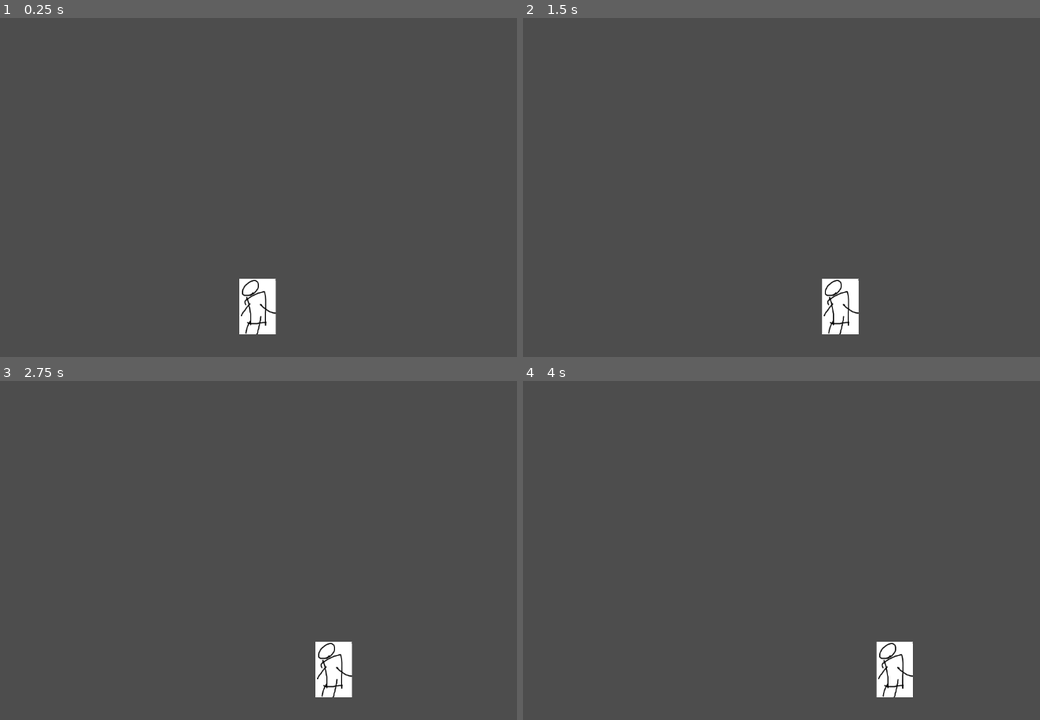
Above: before the commit, frames 1-4 (two rows, left to right).
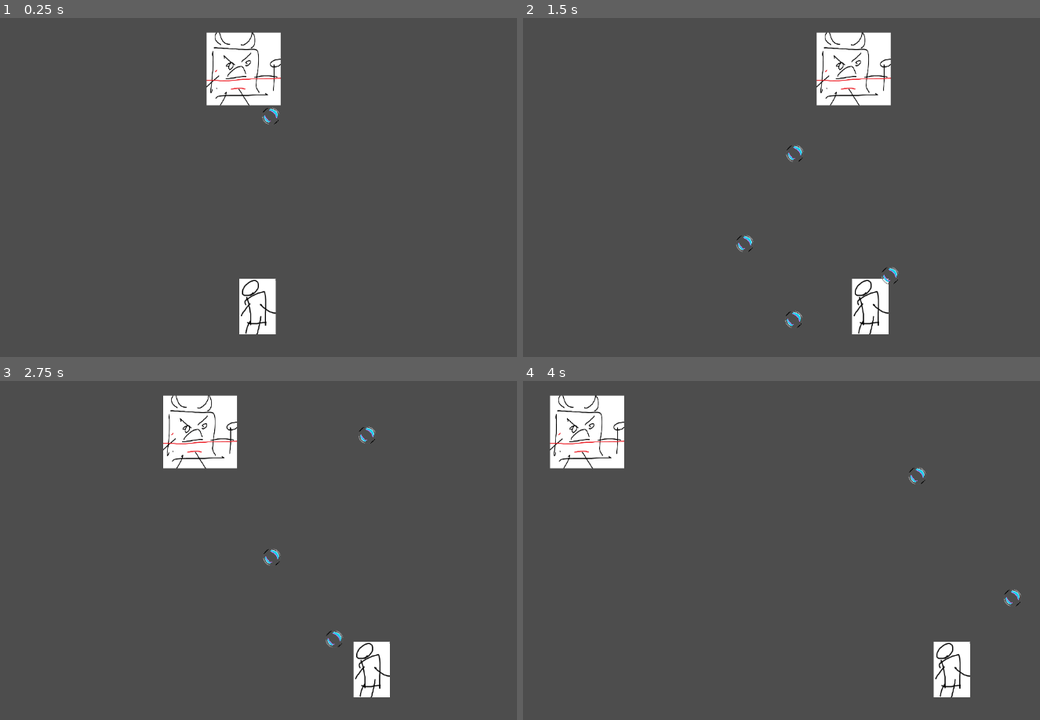
Above: after the commit, the same moments.

Repository: Aks-l/HGJ
Game: Godot game, scene res://node_2d.tscn
Two runs of this game, one before a commit and one after it. Both use one fixed random seed, a clock stepped at 60 frames per second and the inputs below. Before the commit the project has no main scene; this scene is started directly in both runs.
Inputs:
- Up to frame 1 (0.25 s): no input
- Up to frame 2 (1.5 s): hold D (move_right) 0.53-1.28 s; tap E (shoot, bound only after the commit) at 0.6, 1.35 s; hold A (move_left) from 1.28 s (still down)
- Up to frame 3 (2.75 s): release A (move_left) at 2.03 s; hold D (move_right) from 2.03 s (still down); tap E (shoot, bound only after the commit) at 2.1 s
- Up to frame 4 (4 s): tap E (shoot, bound only after the commit) at 2.85, 3.6 s; release D (move_right) at 3.53 s; hold A (move_left) from 3.53 s (still down)

The runs differ from the first frame. In frame 1, 3.1% of the frame differs, in the area x 39-55%, y 4-32%; in frame 2, 5.1%; in frame 3, 5.4%, in the area x 31-76%, y 4-94%; in frame 4, 5.4%.

Commit message:
movement and projectiles

Diff:
--- a/character_body_2d.gd
+++ /dev/null
@@ -1,17 +0,0 @@
-extends CharacterBody2D
-
-# Variable
-var speed = 200  # Adjust speed as needed
-
-func _physics_process(delta):
-	# Reset horizontal velocity
-	velocity.x = 0
-
-	# Check for input
-	if Input.is_action_pressed("move_left"):
-		velocity.x -= speed
-	elif Input.is_action_pressed("move_right"):
-		velocity.x += speed
-
-	# Apply velocity to the character
-	move_and_slide()
--- a/icon.svg
+++ /dev/null
@@ -1 +0,0 @@
-<svg xmlns="http://www.w3.org/2000/svg" width="128" height="128"><rect width="124" height="124" x="2" y="2" fill="#363d52" stroke="#212532" stroke-width="4" rx="14"/><g fill="#fff" transform="translate(12.322 12.322)scale(.101)"><path d="M105 673v33q407 354 814 0v-33z"/><path fill="#478cbf" d="m105 673 152 14q12 1 15 14l4 67 132 10 8-61q2-11 15-15h162q13 4 15 15l8 61 132-10 4-67q3-13 15-14l152-14V427q30-39 56-81-35-59-83-108-43 20-82 47-40-37-88-64 7-51 8-102-59-28-123-42-26 43-46 89-49-7-98 0-20-46-46-89-64 14-123 42 1 51 8 102-48 27-88 64-39-27-82-47-48 49-83 108 26 42 56 81zm0 33v39c0 276 813 276 814 0v-39l-134 12-5 69q-2 10-14 13l-162 11q-12 0-16-11l-10-65H446l-10 65q-4 11-16 11l-162-11q-12-3-14-13l-5-69z"/><path d="M483 600c0 34 58 34 58 0v-86c0-34-58-34-58 0z"/><circle cx="725" cy="526" r="90"/><circle cx="299" cy="526" r="90"/></g><g fill="#414042" transform="translate(12.322 12.322)scale(.101)"><circle cx="307" cy="532" r="60"/><circle cx="717" cy="532" r="60"/></g></svg>
--- a/node_2d.tscn
+++ b/node_2d.tscn
@@ -1,23 +1,41 @@
-[gd_scene load_steps=4 format=3 uid="uid://eafeqtq653pm"]
+[gd_scene load_steps=7 format=3 uid="uid://eafeqtq653pm"]
 
-[ext_resource type="Texture2D" uid="uid://cocilvltyow67" path="res://character.png" id="1_p4701"]
-[ext_resource type="Script" path="res://character_body_2d.gd" id="1_qm1y7"]
+[ext_resource type="Texture2D" uid="uid://cocilvltyow67" path="res://sprites/character.png" id="1_p4701"]
+[ext_resource type="Script" path="res://scripts/character.gd" id="1_qm1y7"]
+[ext_resource type="Texture2D" uid="uid://ckprighr60r0a" path="res://sprites/boss.png" id="3_50gg1"]
+[ext_resource type="Script" path="res://scripts/enemy-movement.gd" id="3_o1fdk"]
 
 [sub_resource type="RectangleShape2D" id="RectangleShape2D_ck7tb"]
 size = Vector2(140, 204)
 
+[sub_resource type="RectangleShape2D" id="RectangleShape2D_ntq64"]
+size = Vector2(135.5, 133.5)
+
 [node name="Node2D" type="Node2D"]
 position = Vector2(1, -2)
 
-[node name="CharacterBody2D" type="CharacterBody2D" parent="."]
+[node name="player" type="CharacterBody2D" parent="."]
 position = Vector2(577, 558)
 script = ExtResource("1_qm1y7")
 
-[node name="CollisionShape2D" type="CollisionShape2D" parent="CharacterBody2D"]
+[node name="CollisionShape2D" type="CollisionShape2D" parent="player"]
 scale = Vector2(0.5, 0.5)
 shape = SubResource("RectangleShape2D_ck7tb")
 
-[node name="Sprite2D" type="Sprite2D" parent="CharacterBody2D"]
+[node name="Sprite2D" type="Sprite2D" parent="player"]
 position = Vector2(0.999994, -0.999994)
 scale = Vector2(0.644231, 0.684564)
 texture = ExtResource("1_p4701")
+
+[node name="enemy" type="CharacterBody2D" parent="."]
+position = Vector2(600, 119)
+script = ExtResource("3_o1fdk")
+
+[node name="CollisionShape2D" type="CollisionShape2D" parent="enemy"]
+position = Vector2(6.10352e-05, 0.249962)
+shape = SubResource("RectangleShape2D_ntq64")
+
+[node name="Sprite2D" type="Sprite2D" parent="enemy"]
+position = Vector2(-0.999939, 0.249969)
+scale = Vector2(0.43038, 0.574786)
+texture = ExtResource("3_50gg1")
--- a/project.godot
+++ b/project.godot
@@ -11,6 +11,7 @@
 [application]
 
 config/name="hgj"
+run/main_scene="res://node_2d.tscn"
 config/features=PackedStringArray("4.3", "Forward Plus")
 config/icon="res://icon.svg"
 
@@ -30,3 +31,9 @@
 , Object(InputEventKey,"resource_local_to_scene":false,"resource_name":"","device":-1,"window_id":0,"alt_pressed":false …(186 unchanged characters)…
 ]
 }
+shoot={
+"deadzone": 0.5,
+"events": [Object(InputEventKey,"resource_local_to_scene":false,"resource_name":"","device":-1,"window_id":0,"alt_pressed":false,"shift_pressed":false,"ctrl_pressed":false,"meta_pressed":false,"pressed":false,"keycode":0,"physical_keycode":69,"key_label":0,"unicode":101,"location":0,"echo":false,"script":null)
+, Object(InputEventJoypadButton,"resource_local_to_scene":false,"resource_name":"","device":-1,"button_index":2,"pressure":0.0,"pressed":true,"script":null)
+]
+}
--- /dev/null
+++ b/projectile.tscn
@@ -0,0 +1,19 @@
+[gd_scene load_steps=4 format=3 uid="uid://cj5h6w8jhje0y"]
+
+[ext_resource type="Script" path="res://scripts/projectile.gd" id="1_k24v1"]
+[ext_resource type="Texture2D" uid="uid://cwbmx18ym3lwf" path="res://sprites/Bubbles.png" id="1_micfh"]
+
+[sub_resource type="CircleShape2D" id="CircleShape2D_40b1i"]
+radius = 15.0333
+
+[node name="Projectile" type="Area2D"]
+position = Vector2(531, 159)
+script = ExtResource("1_k24v1")
+
+[node name="Sprite2D" type="Sprite2D" parent="."]
+position = Vector2(2, -3)
+texture = ExtResource("1_micfh")
+
+[node name="CollisionShape2D" type="CollisionShape2D" parent="."]
+position = Vector2(2, -3)
+shape = SubResource("CircleShape2D_40b1i")
--- /dev/null
+++ b/scripts/character.gd
@@ -0,0 +1,37 @@
+extends CharacterBody2D
+
+# Preload the projectile scene
+@onready var projectile_scene = preload("res://projectile.tscn")
+
+# Player movement speed (adjusted to a reasonable value)
+var speed = 300
+
+func _ready():
+	spawn_projectile()
+	spawn_projectile()  # Optional: Test spawning on ready
+
+func _process(delta):
+	if Input.is_action_just_pressed("shoot"):
+		print("Shoot action detected")
+		spawn_projectile()
+
+func spawn_projectile():
+	var projectile = projectile_scene.instantiate()
+	get_parent().add_child(projectile)
+	projectile.position = position + Vector2(0, -20)
+	projectile.init_projectile(-300)
+
+func _physics_process(delta):
+	# Handle player movement
+	var input_direction = 0
+	if Input.is_action_pressed("move_left"):
+		print_debug("Moving left")
+		input_direction -= 1
+	if Input.is_action_pressed("move_right"):
+		print_debug("Moving right")
+		input_direction += 1
+
+	velocity.x = input_direction * speed
+
+	# Apply velocity to the character
+	move_and_slide()
--- /dev/null
+++ b/scripts/enemy-movement.gd
@@ -0,0 +1,33 @@
+extends CharacterBody2D  # Use a movable body type
+
+@onready var projectile_scene = preload("res://projectile.tscn")
+
+var rng = RandomNumberGenerator.new()
+
+# Variables
+var speed = 200
+var moving = false
+var target_x = null
+
+func spawn_projectile():
+	var projectile = projectile_scene.instantiate()
+	get_parent().add_child(projectile)
+	projectile.position = position + Vector2(0, 20)
+	projectile.init_projectile(300)
+
+func _physics_process(delta):
+	if not moving:
+		# Set a random target position and direction
+		spawn_projectile()
+		target_x = rng.randi_range(100, 1000)
+		velocity.x = speed * sign(target_x - position.x)  # Determine movement direction
+		moving = true
+	else:
+		# Apply movement
+		velocity.x = speed * sign(target_x - position.x)
+		move_and_slide()
+
+		# Check if the target is reached
+		if abs(position.x - target_x) < 5:
+			moving = false
+			velocity = Vector2.ZERO  # Stop movement
--- /dev/null
+++ b/scripts/projectile.gd
@@ -0,0 +1,20 @@
+# Projectile.gd
+extends Area2D
+
+var velocity
+var direction
+
+func _ready():
+	direction = -1 if position.y > 350 else 1
+	velocity = Vector2(0, 300*direction)
+
+func _physics_process(delta):
+	# Move the projectile based on velocity
+	position += velocity * delta
+
+	# Optional: Destroy the projectile if it goes off-screen
+	if position.y < -100:  # Adjust based on your game's viewport
+		queue_free()
+
+func init_projectile(_speed: float):
+	velocity = Vector2(0, _speed)
Binary file added: sprites/Bubbles.png
Not shown, changed: sprites/Bubbles.png.import
Renamed: boss.png -> sprites/boss.png
Not shown, changed: sprites/boss.png.import
Renamed: character.png -> sprites/character.png
Not shown, changed: sprites/character.png.import
Not shown, added: sprites/Orest.resprite
